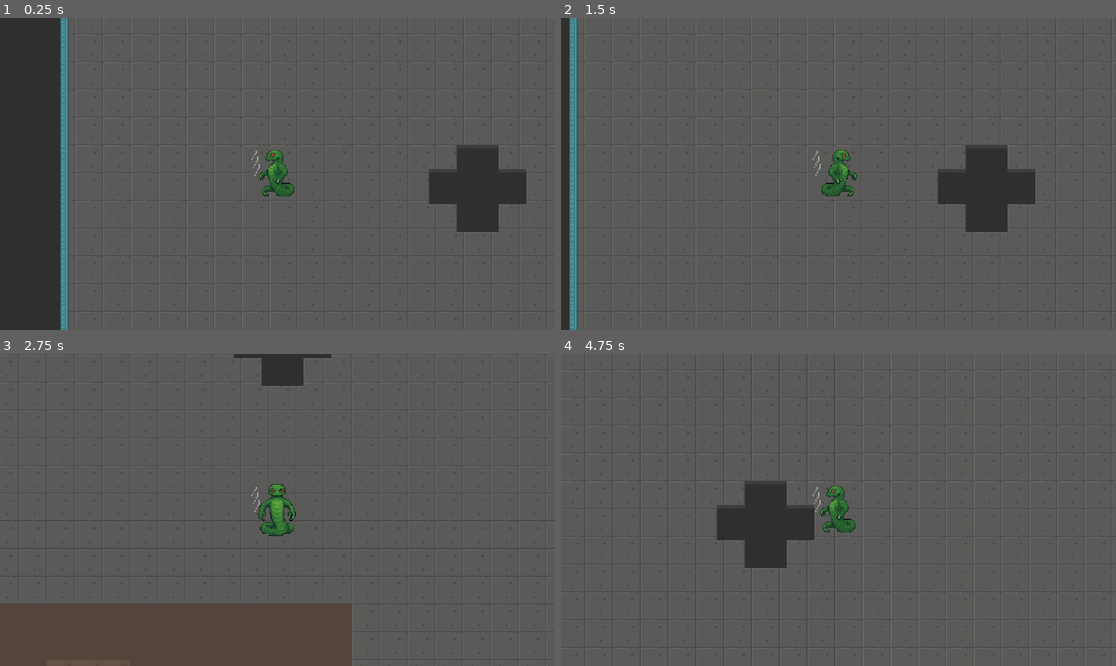
Above: before the commit, frames 1-4 (two rows, left to right).
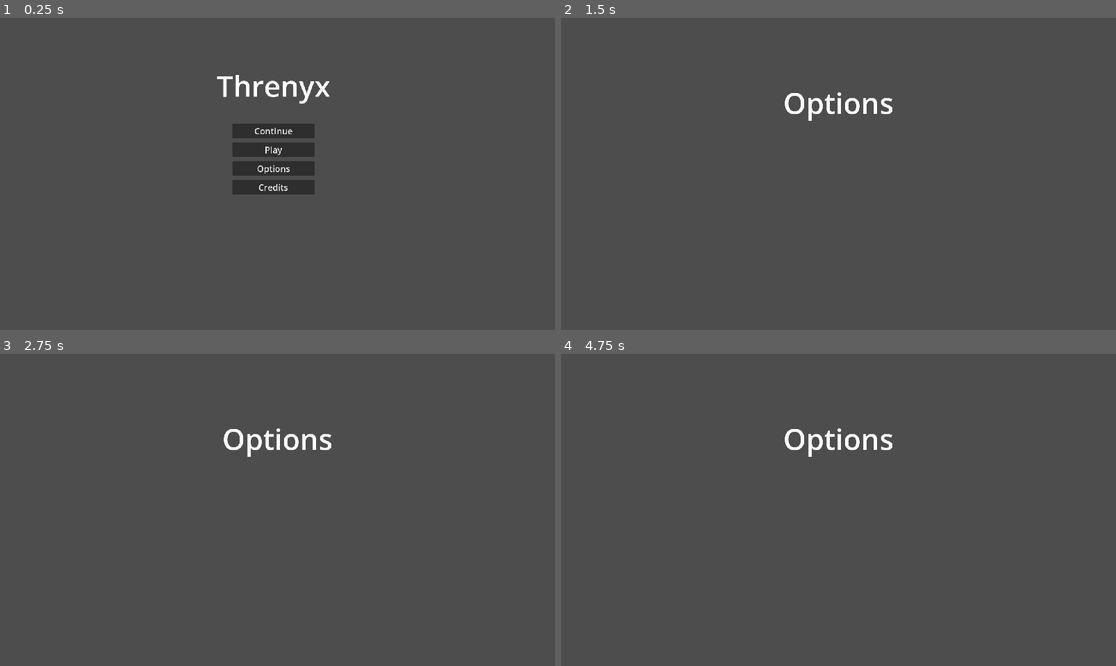
Above: after the commit, the same moments.

Repository: giann589/Threnyx
Game: Godot game, scene res://main_menu.tscn
Same seed, same stepped clock (60 frames per second), same inputs: the game is played once before the commit and once after it. Before the commit the project starts from res://scenes/level.tscn.
Inputs (mouse positions are in pixels of both pictures, inside the frame that each line leads up to):
- Up to frame 1 (0.25 s): no input
- Up to frame 2 (1.5 s): click (832, 167) at 0.5 s, where only the run after the commit has a clickable "Options"; tap Enter at 1.25 s; hold D (move_right) from 1.28 s (still down)
- Up to frame 3 (2.75 s): release D (move_right) at 2.03 s; hold S (move_down) from 2.03 s (still down)
- Up to frame 4 (4.75 s): release S (move_down) at 2.78 s; hold D (move_right) 2.78-3.53 s; hold W (move_up) 3.53-4.28 s; hold A (move_left) from 4.28 s (still down)

The runs differ from the first frame. In frame 1, 22% of the frame differs, in the area x 0-100%, y 0-100%; in frame 2, 11%; in frame 3, 4.5%; in frame 4, 8.4%.

Commit message:
UI Stuff
- Added Main Menu
- Added Options Menu
- Added Credits Menu

Diff:
--- /dev/null
+++ b/credits.tscn
@@ -0,0 +1,18 @@
+[gd_scene format=3 uid="uid://bdb1ewi6joh10"]
+
+[node name="Credits" type="Control"]
+layout_mode = 3
+anchors_preset = 15
+anchor_right = 1.0
+anchor_bottom = 1.0
+grow_horizontal = 2
+grow_vertical = 2
+
+[node name="Label" type="Label" parent="."]
+layout_mode = 0
+offset_left = 814.0
+offset_top = 276.0
+offset_right = 1156.0
+offset_bottom = 430.0
+theme_override_font_sizes/font_size = 100
+text = "Credits"
--- /dev/null
+++ b/main_menu.gd
@@ -0,0 +1,11 @@
+extends Control
+
+
+func _on_play_pressed() -> void:
+	get_tree().change_scene_to_file("res://scenes/level.tscn")
+
+func _on_options_pressed() -> void:
+	get_tree().change_scene_to_file("res://options.tscn")
+
+func _on_credits_pressed() -> void:
+	get_tree().change_scene_to_file("res://credits.tscn")
--- /dev/null
+++ b/main_menu.tscn
@@ -0,0 +1,58 @@
+[gd_scene load_steps=2 format=3 uid="uid://dmad6tp1ewegx"]
+
+[ext_resource type="Script" uid="uid://bismwvsaogxp0" path="res://main_menu.gd" id="1_06t4h"]
+
+[node name="Main Menu" type="Control"]
+layout_mode = 3
+anchors_preset = 15
+anchor_right = 1.0
+anchor_bottom = 1.0
+grow_horizontal = 2
+grow_vertical = 2
+script = ExtResource("1_06t4h")
+metadata/_edit_lock_ = true
+
+[node name="Title_Text" type="Label" parent="."]
+layout_mode = 0
+offset_left = 750.0
+offset_top = 166.0
+offset_right = 1159.0
+offset_bottom = 303.0
+theme_override_font_sizes/font_size = 100
+text = "Threnyx"
+
+[node name="MarginContainer" type="MarginContainer" parent="."]
+layout_mode = 0
+offset_left = 804.0
+offset_top = 366.0
+offset_right = 1088.0
+offset_bottom = 417.0
+
+[node name="VBoxContainer" type="VBoxContainer" parent="MarginContainer"]
+layout_mode = 2
+theme_override_constants/separation = 15
+metadata/_edit_lock_ = true
+
+[node name="Continue" type="Button" parent="MarginContainer/VBoxContainer"]
+layout_mode = 2
+theme_override_font_sizes/font_size = 30
+text = "Continue"
+
+[node name="Play" type="Button" parent="MarginContainer/VBoxContainer"]
+layout_mode = 2
+theme_override_font_sizes/font_size = 30
+text = "Play"
+
+[node name="Options" type="Button" parent="MarginContainer/VBoxContainer"]
+layout_mode = 2
+theme_override_font_sizes/font_size = 30
+text = "Options"
+
+[node name="Credits" type="Button" parent="MarginContainer/VBoxContainer"]
+layout_mode = 2
+theme_override_font_sizes/font_size = 30
+text = "Credits"
+
+[connection signal="pressed" from="MarginContainer/VBoxContainer/Play" to="." method="_on_play_pressed"]
+[connection signal="pressed" from="MarginContainer/VBoxContainer/Options" to="." method="_on_options_pressed"]
+[connection signal="pressed" from="MarginContainer/VBoxContainer/Credits" to="." method="_on_credits_pressed"]
--- /dev/null
+++ b/options.tscn
@@ -0,0 +1,25 @@
+[gd_scene format=3 uid="uid://cv5erlytxur4u"]
+
+[node name="Options" type="Control"]
+layout_mode = 3
+anchors_preset = 15
+anchor_right = 1.0
+anchor_bottom = 1.0
+grow_horizontal = 2
+grow_vertical = 2
+
+[node name="Label" type="Label" parent="."]
+layout_mode = 0
+offset_left = 769.0
+offset_top = 225.0
+offset_right = 1150.0
+offset_bottom = 362.0
+theme_override_font_sizes/font_size = 100
+text = "Options"
+
+[node name="MarginContainer" type="MarginContainer" parent="."]
+layout_mode = 2
+offset_right = 40.0
+
+[node name="VBoxContainer" type="VBoxContainer" parent="MarginContainer"]
+layout_mode = 2
--- a/project.godot
+++ b/project.godot
@@ -11,7 +11,7 @@
 [application]
 
 config/name="Threnyx"
-run/main_scene="uid://ddx5ptmbpeehp"
+run/main_scene="uid://dmad6tp1ewegx"
 config/features=PackedStringArray("4.4", "Forward Plus")
 
 [display]
--- a/scenes/enemy.tscn
+++ b/scenes/enemy.tscn
@@ -177,4 +177,6 @@
 shape = SubResource("CapsuleShape2D_md0e3")
 metadata/_edit_lock_ = true
 
+[node name="RayCast2D" type="RayCast2D" parent="."]
+
 [connection signal="area_entered" from="Area2D" to="." method="_on_area_2d_area_entered"]
Not shown, added: main_menu.gd.uid
